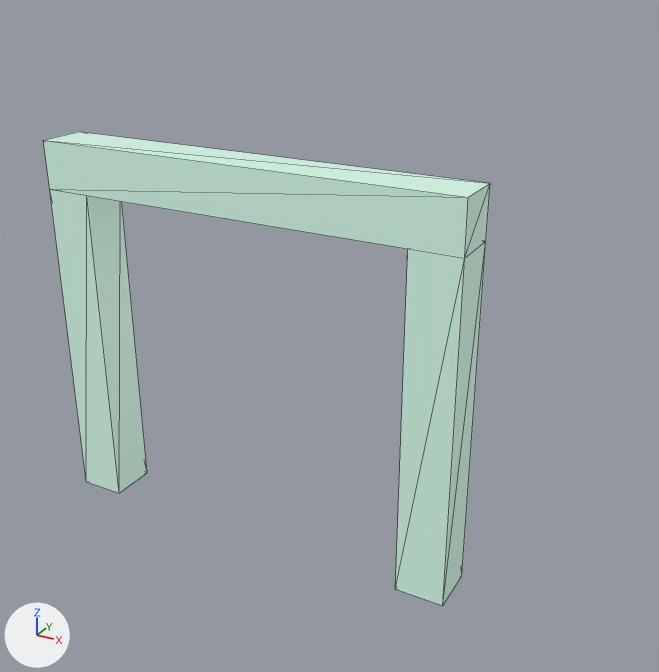
Renders of the glTF model assets/obstacles/arch_extra_large.glb from each side of a commit.
Rendered twice from a 50 mm camera at (18.68, -17.95, 15.87) aimed at (8.27, 0.97, 6.41). Every picture has the same lights, and +X, +Y and +Z are marked at lower left. The older version comes first. Mesh edges are drawn as thin lines. Where no turn or scale is listed for an object, it has been applied to the vertices. Vertices at exactly the same position are counted once.

Names of what the first picture shows: 'ArchExtraLarge_Lintel-convcol', 'ArchExtraLarge_PostL-convcol', 'ArchExtraLarge_PostR-convcol'.
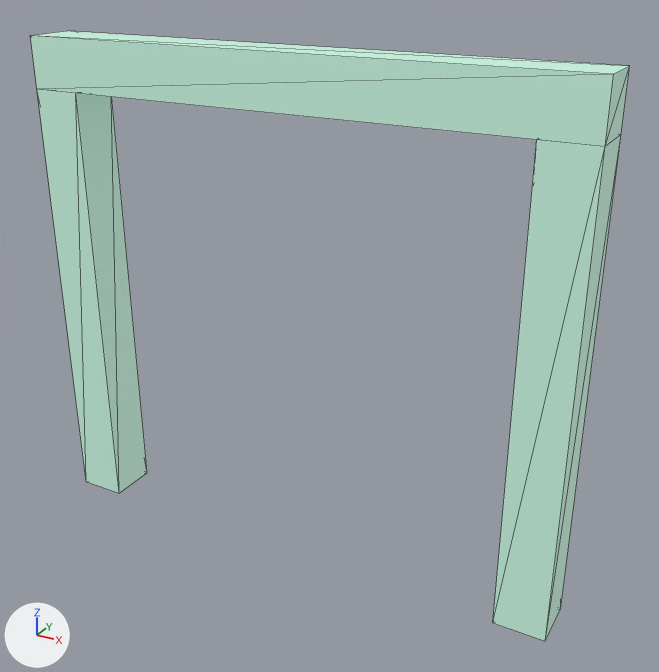
Where the newer file only moved an object's origin or applied its transform, the numbers keep the older frame.

Changed parts and their boxes (x1, y1, x2, y2) in the pictures (659 x 672 px):
'ArchExtraLarge_Lintel-convcol', reshaped, moved (34% wider, 9% shorter)
    before: (43, 132, 490, 258)
    after: (30, 31, 630, 146)
'ArchExtraLarge_PostR-convcol', reshaped, moved (40% wider, 39% taller)
    before: (395, 242, 486, 605)
    after: (493, 135, 621, 641)
'ArchExtraLarge_PostL-convcol', reshaped (13% wider, 33% taller)
    before: (50, 190, 147, 493)
    after: (37, 89, 147, 493)

Diff of the bpy script that builds the scene:
```diff
--- a/assets/obstacles/arch_extra_large.glb.py
+++ b/assets/obstacles/arch_extra_large.glb.py
@@ me_archextralarge_lintel_convcol @@
-me_archextralarge_lintel_convcol.from_pydata(...)  # 8 vertices, 12 faces; spans x -6.07..6.07, y -0.68..0.68, z 9.45..10.8
+me_archextralarge_lintel_convcol.from_pydata(...)  # 8 vertices, 12 faces; spans x 0.0..14.85, y 0.0..1.35, z 12.15..13.5
+# me_archextralarge_lintel_convcol part 1
+for i in [0, 3, 4, 7]: me_archextralarge_lintel_convcol.vertices[i].co += Vector((6.07, 0.68, 2.7))
+for i in [1, 2, 5, 6]: me_archextralarge_lintel_convcol.vertices[i].co += Vector((8.78, 0.68, 2.7))
 me_archextralarge_lintel_convcol.materials.append(mat_obstaclemint)
@@ me_archextralarge_postl_convcol @@
-me_archextralarge_postl_convcol.from_pydata(...)  # 8 vertices, 12 faces; spans x -6.07..-4.72, y -0.68..0.68, z 0.0..9.45
+me_archextralarge_postl_convcol.from_pydata(...)  # 8 vertices, 12 faces; spans x -6.07..-4.72, y -0.67..0.68, z 0.0..12.15
+# me_archextralarge_postl_convcol part 2
+for i in [*range(4, 8)]: me_archextralarge_postl_convcol.vertices[i].co += Vector((0.0, 0.0, 2.7))
 me_archextralarge_postl_convcol.materials.append(mat_obstaclemint)
@@ me_archextralarge_postr_convcol @@
-me_archextralarge_postr_convcol.from_pydata(...)  # 8 vertices, 12 faces; spans x 4.72..6.07, y -0.68..0.68, z 0.0..9.45
+me_archextralarge_postr_convcol.from_pydata(...)  # 8 vertices, 12 faces; spans x 13.5..14.85, y 0.0..1.35, z 0.0..12.15
+# me_archextralarge_postr_convcol part 3
+for i in [*range(0, 4)]: me_archextralarge_postr_convcol.vertices[i].co += Vector((8.78, 0.68, 0.0))
+for i in [*range(4, 8)]: me_archextralarge_postr_convcol.vertices[i].co += Vector((8.78, 0.68, 2.7))
 me_archextralarge_postr_convcol.materials.append(mat_obstaclemint)
@@ ob_archextralarge_lintel_convcol @@
 ob_archextralarge_lintel_convcol = bpy.data.objects.new('ArchExtraLarge_Lintel-convcol', me_archextralarge_lintel_convcol)
-ob_archextralarge_lintel_convcol.location = (6.07, 0.67, 0.0)
+ob_archextralarge_lintel_convcol.location = (0.0, 0.0, 0.0)
@@ ob_archextralarge_postr_convcol @@
 ob_archextralarge_postr_convcol = bpy.data.objects.new('ArchExtraLarge_PostR-convcol', me_archextralarge_postr_convcol)
-ob_archextralarge_postr_convcol.location = (6.07, 0.67, 0.0)
+ob_archextralarge_postr_convcol.location = (0.0, 0.0, 0.0)
```
